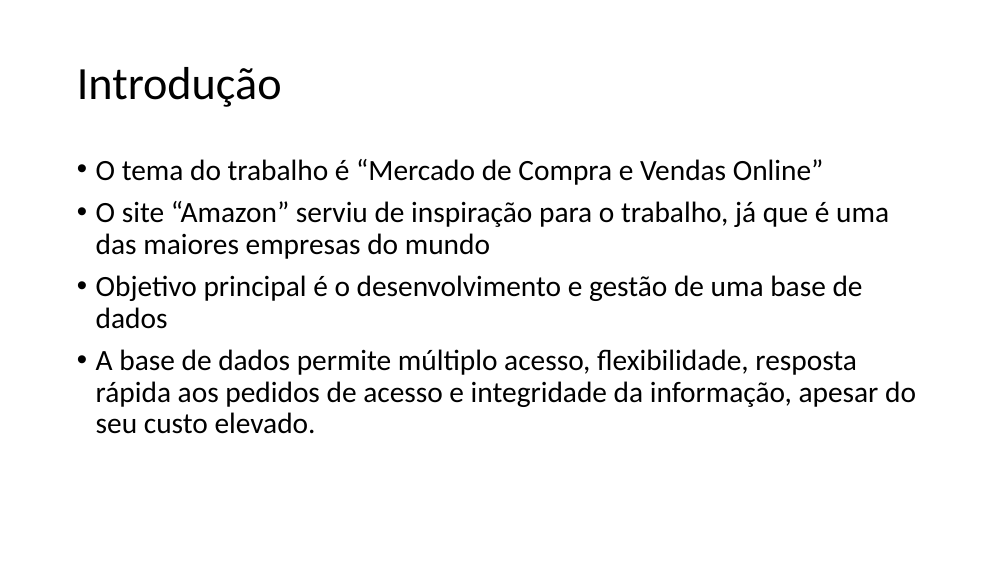
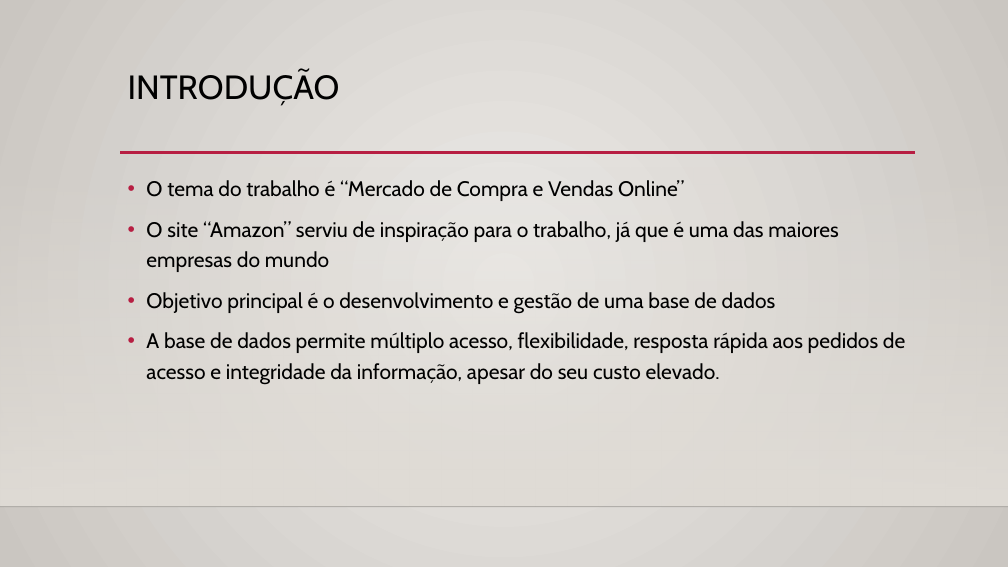
Before and after one commit to PedroCapa/BD, a slide deck: slide 2 of Apresentação BD.pptx. Drawn at 1008x567 pixels with LibreOffice and Linux fonts; fonts in the diff are those of the drawing; background and template pictures are left out. Boxes give left, top, right and bottom in pixels: in the first picture for what was removed or moved away, otherwise in the second. Text is boxed around its words. In the diff, an @@ line names an element or a change of style, - is before the commit and + after.

```diff
--- a/Apresentação BD.pptx
+++ b/Apresentação BD.pptx
@@ background #FFFFFF to gradient #ECEAE7 to #CAC7C1 @@
@@ title "INTRODUÇÃO" at [128,71,340,106]: vertical alignment middle to top @@
@@ title at [128,71,340,106]: text changed; size 44 to 32 pt; font Calibri to Cabin @@
-Introdução
+INTRODUÇÃO
@@ rectangle added at [0,167,1008,507], fill gradient #DFDBD5 @@
@@ text "O tema do trabalho é ...": place and size @@
-text "O tema do trabalho é ..." at [96,159,916,434]
+text "O tema do trabalho é ..." at [146,180,905,385]
@@ text "O tema do trabalho é ..." at [146,180,905,385]: size 28 to 20 pt, font Calibri to Cabin; line spacing 0.9 to 1.2 @@
@@ line added from (120, 153) to (915, 153), #B71E42 2.5 pt @@
@@ line added from (0, 507) to (1008, 507), #000001 1 pt @@
```
Also in this commit, not shown: 6 other slides changed, 1 slide added, 1 slide removed, 4 other files.
